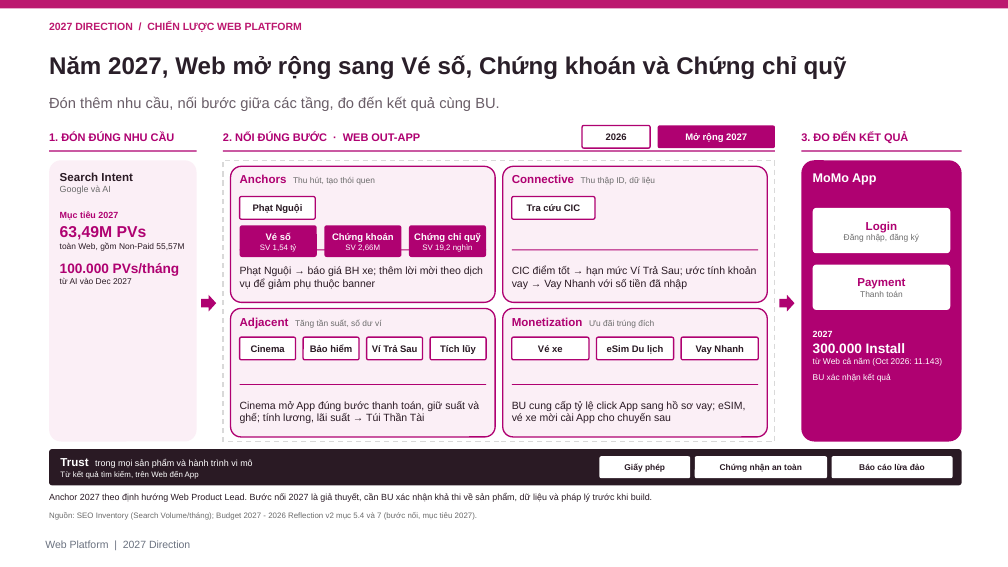
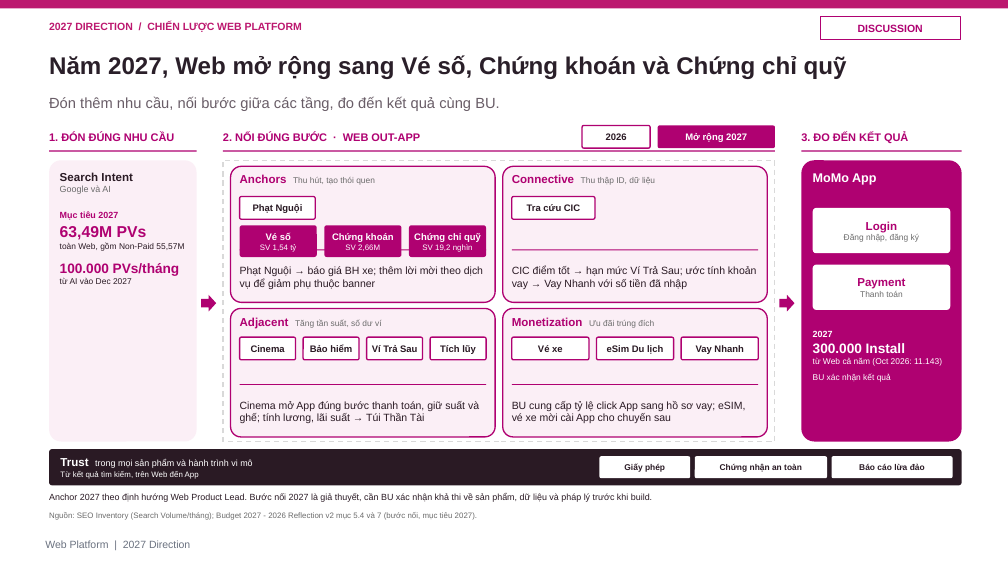
Before and after one commit to stormhoang/hienho-knowledgebase, a slide deck: slide 12 of 07_REPORTS/docs/strategy/2027 Direction - Web Platform (Framework).pptx (slide 11 before the commit). Drawn at 1008x567 pixels with LibreOffice and Linux fonts; fonts in the diff are those of the drawing. Boxes give left, top, right and bottom in pixels: in the first picture for what was removed or moved away, otherwise in the second. Text is boxed around its words. In the diff, an @@ line names an element or a change of style, - is before the commit and + after.

```diff
--- a/07_REPORTS/docs/strategy/2027 Direction - Web Platform (Framework).pptx
+++ b/07_REPORTS/docs/strategy/2027 Direction - Web Platform (Framework).pptx
@@ rectangle added at box(820, 17, 960, 39), outline #AF0171 1 pt, 10 pt, text #AF0171, bold @@
+DISCUSSION
```
Also in this commit, not shown: 2 other slides changed, 2 slides added, 1 slide removed.
